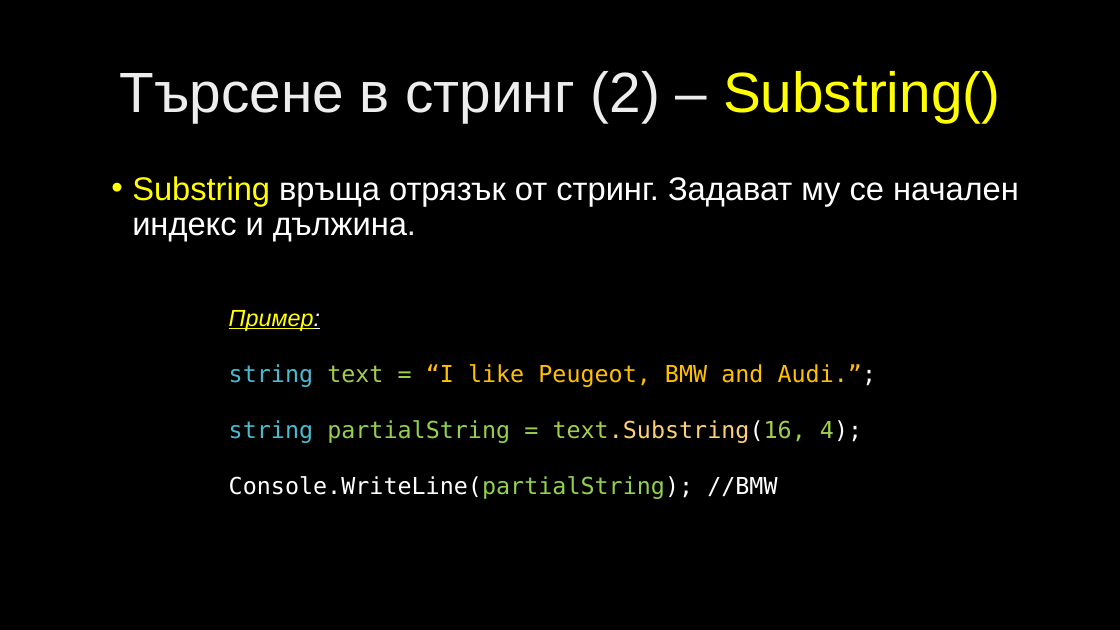
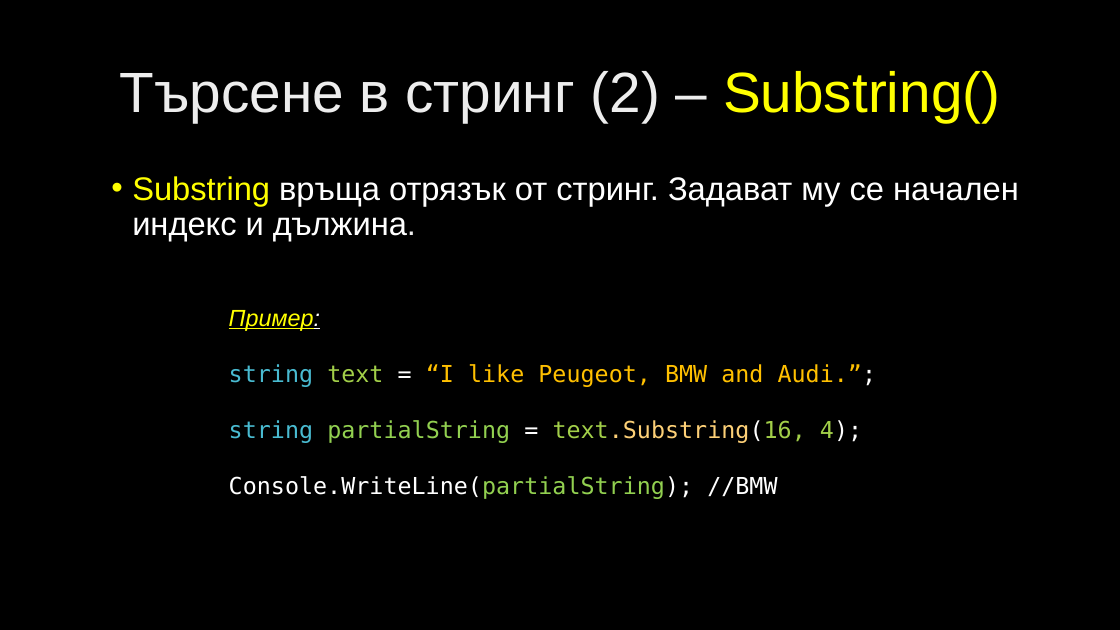
Before and after one commit to velizar92/CSharp-Programming-Presentations, a slide deck: slide 49 of C# Intermediate.pptx. Drawn at 1120x630 pixels with LibreOffice and Linux fonts; fonts in the diff are those of the drawing; background and template pictures are left out. Boxes give left, top, right and bottom in pixels: in the first picture for what was removed or moved away, otherwise in the second. Text is boxed around its words. In the diff, an @@ line names an element or a change of style, - is before the commit and + after.

Commit message:
C# TextProcessing last changes

```diff
--- a/C# Intermediate.pptx
+++ b/C# Intermediate.pptx
@@ text at (229,364,877,443): text colour #A2CF49 to #FFFFFF, text colour #92D050 to #FFFFFF in "=" @@
```
Also in this commit, not shown: 11 other slides changed.
